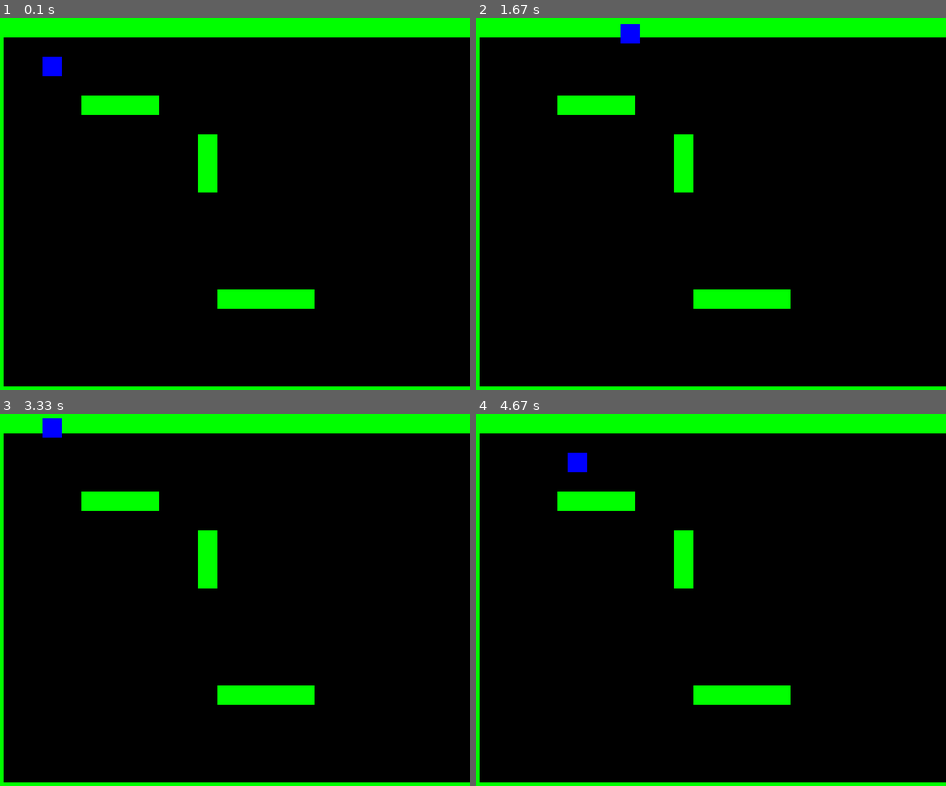
Above: before the commit, frames 1-4 (two rows, left to right).
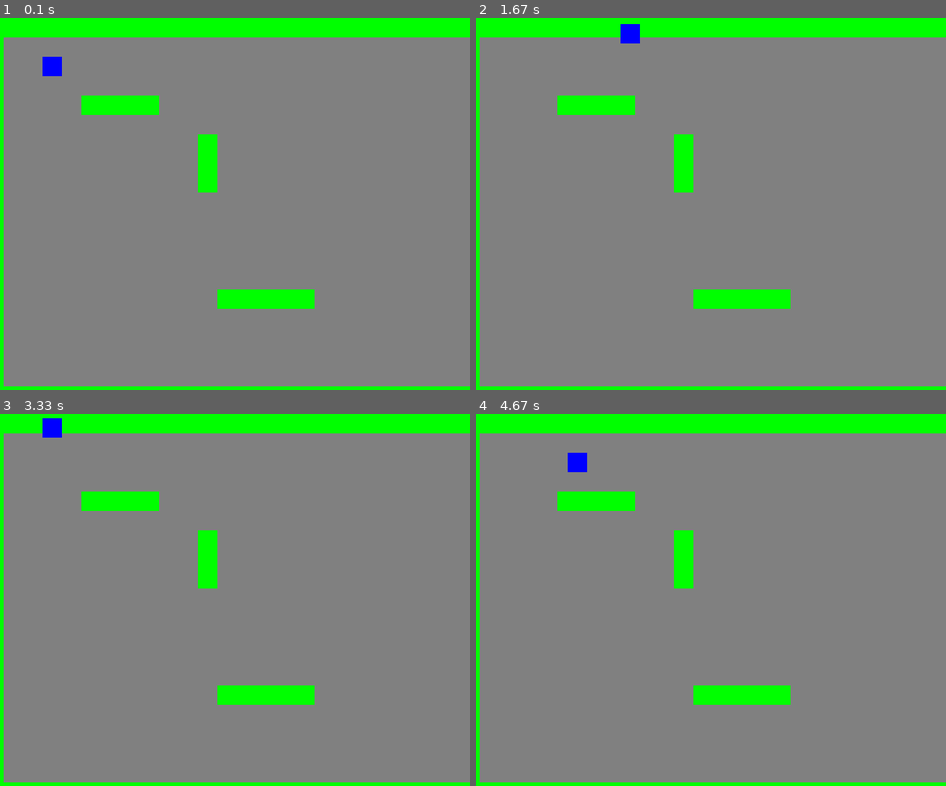
Above: after the commit, the same moments.

Repository: mdai008/pygame2022
Game: pygame game, started from src/main.py
Two runs of this game, one before a commit and one after it. Both use one fixed random seed, a clock stepped at 60 frames per second and the inputs below.
Inputs:
- Up to frame 1 (0.1 s): no input
- Up to frame 2 (1.67 s): hold D 0.33-0.8 s; hold W 0.83-1.13 s; hold D 1.17-1.63 s
- Up to frame 3 (3.33 s): hold A 1.67-2.2 s; hold S 2.23-2.53 s; hold A 2.57-2.97 s; hold W from 3 s (still down)
- Up to frame 4 (4.67 s): release W at 3.37 s; hold D 3.4-4.03 s; hold S 4.07-4.43 s; hold A from 4.47 s (still down)

The runs differ from the first frame. In frame 1, 90% of the frame differs, in the area x 0-100%, y 5-100%; in frame 2, 90%; in frame 3, 90%; in frame 4, 90%.

Commit message:
add ground layer

Diff:
--- a/src/main.py
+++ b/src/main.py
@@ -9,9 +9,13 @@
         # self._font = pg.font.Font("Arial", 32)
         self.isRunning = True
 
+        # self.characterSheet = spriteSheet("sheetLoc")
+        # self.terrainSheet = spriteSheet("sheetLoc")
+
     def createMap(self): #create tile map
         for i, row in enumerate(tileMap):
             for j, column in enumerate(row):
+                ground(self, j, i)
                 if column == "X":
                     wall(self, j, i)
                 if column == "P":
--- a/src/sprites.py
+++ b/src/sprites.py
@@ -7,14 +7,26 @@
 WIN_WIDTH, WIN_HEIGHT = 800, 640
 TILE_SIZE = 32
 FPS = 60
-PLAYER_LAYER = 2
-WALL_LAYER = 1
+PLAYER_LAYER = 3
+WALL_LAYER = 2
+GROUND_LAYER = 1
 PLAYER_SPEED = 3
 RED = (255, 0, 0)
 GREEN = (0, 255, 0)
 BLUE = (0, 0, 255)
 BLACK = (0, 0, 0)
+WHITE = (255, 255, 255)
+GRAY = (128, 128, 128)
 
+# class spriteSheet: #class for a sprite sheet
+#     def __init__(self, file):
+#         self._sheet = pg.image.load(file).convert()
+
+#     def getSprite(self, x, y, width, height):
+#         sprite = pg.Surface([width, height])
+#         sprite.set_colorkey(BLACK)
+#         sprite.blit(self._sheet, (0,0), (x, y, width, height))
+#         return sprite
 
 #player class
 class player(pg.sprite.Sprite):
@@ -31,6 +43,7 @@
 
         self.image = pg.Surface([self._width, self._height])
         self.image.fill(BLUE)
+        # self.image = self._game.characterSheet.getSprite(x, y, self._width, self._height)
 
         self.rect = self.image.get_rect()
         self.rect.x = self._x
@@ -62,7 +75,7 @@
             self._yChange += PLAYER_SPEED
             self._facing = "down"
 
-    #wall class
+#wall class
 class wall(pg.sprite.Sprite):
     def __init__(self, g, x, y):
         self._game = g
@@ -77,13 +90,32 @@
 
         self.image = pg.Surface([self._width, self._height])
         self.image.fill(GREEN)
+        # self.image = self._game.terrainSheet.getSprite(x, y, width, height)
 
         self.rect = self.image.get_rect()
         self.rect.x = self._x
         self.rect.y = self._y
 
+#ground class
+class ground(pg.sprite.Sprite):
+    def __init__(self, g, x, y):
+        self._game = g
+        self._layer = GROUND_LAYER
+        self._groups = self._game.allSprites
+        pg.sprite.Sprite.__init__(self, self._groups)
 
+        self._width = TILE_SIZE
+        self._height = TILE_SIZE
+        self._x = x * TILE_SIZE
+        self._y = y * TILE_SIZE
 
+        self.image = pg.Surface([self._width, self._height])
+        self.image.fill(GRAY)
+        # self.image = self._game.terrainSheet.getSprite(x, y, width, height)
+
+        self.rect = self.image.get_rect()
+        self.rect.x = self._x
+        self.rect.y = self._y
 
 
 
